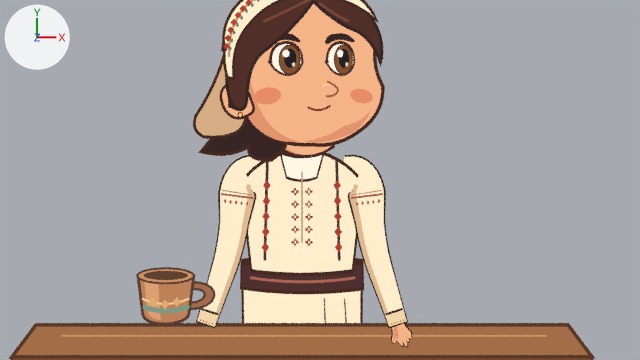
One commit to the Blender file experiments/cleopa-painea/scenes/mama-gest-cana.blend: the scene before it, then after it.
Both versions are drawn from the file's camera 'Orthographic camera'. Arrows for +X, +Y and +Z are at upper left; the lights stay in place. The picture after the commit comes second.

In view in the first picture: 'Cană cu toartă', 'Masă de lemn', 'Mânecă, umăr și manșetă · L', 'Mânecă, umăr și manșetă · R', 'Palmă articulată · L', 'mother / Eye open · L', 'mother / Eye open · R', 'mother / Face', 'mother / Front hair', 'mother / Hair silhouette', 'mother / Lower tunic and waist', 'mother / Shirt and clothing panels' and 7 more.
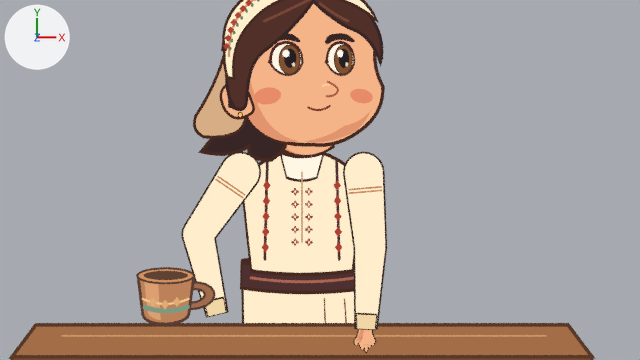
What differs and where, as boxes (x1, y1, x2, y2) in the pictures (640 x 360 px; the box of a moved part takes in the faces that stretch with it):
'Mânecă · L', added: after (343, 152, 387, 330)
    faces in mat_ink_ffedcb (beige #ffedcb): (345, 153, 385, 324)
    faces in mat_ink_3a2925 (brown #3a2925): (343, 152, 387, 330)
    faces in mat_ink_f1d6a6 (beige #f1d6a6): (357, 314, 376, 329)
'Mânecă · R', added: after (181, 152, 261, 318)
    faces in mat_ink_ffedcb (beige #ffedcb): (183, 153, 259, 317)
    faces in mat_ink_3a2925 (brown #3a2925): (181, 152, 261, 318)
    faces in mat_ink_f1d6a6 (beige #f1d6a6): (206, 299, 226, 316)
'Mânecă, umăr și manșetă · L', deleted: before (344, 155, 408, 328)
    faces in mat_ink_ffedcb (beige #ffedcb): (344, 156, 403, 312)
    faces in mat_ink_dfb991 (beige #dfb991): (350, 184, 388, 314)
    faces in mat_ink_372a24 (brown #372a24): (345, 155, 408, 328)
    faces in mat_ink_f2d6a9 (beige #f2d6a9): (385, 310, 407, 327)
'Mânecă, umăr și manșetă · R', deleted: before (196, 155, 260, 328)
    faces in mat_ink_ffedcb (beige #ffedcb): (203, 157, 260, 312)
    faces in mat_ink_dfb991 (beige #dfb991): (216, 184, 254, 314)
    faces in mat_ink_372a24 (brown #372a24): (196, 155, 256, 328)
    faces in mat_ink_f2d6a9 (beige #f2d6a9): (197, 310, 219, 327)
'Palmă articulată · L', reshaped: before (391, 323, 413, 348); after (353, 329, 376, 353)
part 1 of me_palmă_articulată___l, moved or reshaped: before (393, 326, 398, 341); after (355, 330, 364, 343)
part 2 of me_palmă_articulată___l, moved or reshaped: before (391, 323, 413, 348); after (353, 329, 376, 353)

The change, as a list of edits to the scene's bpy script:
```text
Add mat_ink_3a2925:
    mat_ink_3a2925 = emission_material('Ink 3a2925')
    mat_ink_3a2925.base_color = (0.0423, 0.0222, 0.0185)  # brown #3a2925
Add mat_ink_f1d6a6:
    mat_ink_f1d6a6 = emission_material('Ink f1d6a6')
    mat_ink_f1d6a6.base_color = (0.88, 0.672, 0.381)  # beige #f1d6a6
Add mat_ink_c68659:
    mat_ink_c68659 = emission_material('Ink c68659')
    mat_ink_c68659.base_color = (0.565, 0.238, 0.0999)  # orange #c68659
Change me_palmă_articulată___l:
    used by ob_palmă_articulată___l; location = (0.0, 1.872, 0.0); scale = (1.0, 1.0, 0.5)
    remove me_palmă_articulată___l.from_pydata(...)  # 604 vertices, 408 faces; spans x 0.878..1.106, y -0.3..0.009, z 0.616..0.624
    add me_palmă_articulată___l.from_pydata(...)  # 604 vertices, 408 faces; spans x 0.514..0.743, y -0.355..-0.051, z 0.636..0.644
    me_palmă_articulată___l part 1: the loose piece of 47 vertices spanning x 0.9..0.96, y -0.244..-0.032, z 0.618 is turned -21 degrees about the z axis through its middle, then moved by (-0.346, -0.026, 0.02)
    me_palmă_articulată___l part 2: 437 of 604 vertices moved; they spanned x 0.878..1.106, y -0.3..0.009, z 0.616..0.617 and now span x 0.514..0.743, y -0.355..-0.051, z 0.636..0.637; mean shift (-0.38, -0.048, 0.02); largest move (1.052, -0.299, 0.617) -> (0.64, -0.355, 0.637)
    other edits to the shape of me_palmă_articulată___l do not show in these pictures
Add me_mânecă___l:
    me_mânecă___l.from_pydata(...)  # 128 vertices, 12 faces; spans x 0.41..0.85, y -0.12..1.66, z 0.6..0.65
    # faces by material slot: [5, 4, 1, 2]
    me_mânecă___l.materials.append(mat_ink_3a2925)  # brown #3a2925
    me_mânecă___l.materials.append(mat_ink_ffedcb)  # beige #ffedcb
    me_mânecă___l.materials.append(mat_ink_f1d6a6)  # beige #f1d6a6
    me_mânecă___l.materials.append(mat_ink_c68659)  # orange #c68659
Add me_mânecă___r:
    me_mânecă___r.from_pydata(...)  # 128 vertices, 12 faces; spans x -1.21..-0.41, y 0.0..1.66, z 0.6..0.65
    # faces by material slot: [5, 4, 1, 2]
    me_mânecă___r.materials.append(mat_ink_3a2925)  # brown #3a2925
    me_mânecă___r.materials.append(mat_ink_ffedcb)  # beige #ffedcb
    me_mânecă___r.materials.append(mat_ink_f1d6a6)  # beige #f1d6a6
    me_mânecă___r.materials.append(mat_ink_c68659)  # orange #c68659
Remove ob_mânecă__umăr_și_manșetă___r:
    ob_mânecă__umăr_și_manșetă___r = bpy.data.objects.new('Mânecă, umăr și manșetă · R', me_mânecă_desenată_continuu)
    ob_mânecă__umăr_și_manșetă___r.location = (0.0, 1.872, 0.0)
    ob_mânecă__umăr_și_manșetă___r.scale = (1.0, 1.0, 0.5)
Remove ob_mânecă__umăr_și_manșetă___l:
    ob_mânecă__umăr_și_manșetă___l = bpy.data.objects.new('Mânecă, umăr și manșetă · L', me_mânecă_desenată_continuu_001)
    ob_mânecă__umăr_și_manșetă___l.location = (0.0, 1.872, 0.0)
    ob_mânecă__umăr_și_manșetă___l.scale = (1.0, 1.0, 0.5)
Add ob_mânecă___l:
    ob_mânecă___l = bpy.data.objects.new('Mânecă · L', me_mânecă___l)
    ob_mânecă___l.location = (0.0, 1.872, 0.0)
    ob_mânecă___l.scale = (1.0, 1.0, 0.5)
Add ob_mânecă___r:
    ob_mânecă___r = bpy.data.objects.new('Mânecă · R', me_mânecă___r)
    ob_mânecă___r.location = (0.0, 1.872, 0.0)
    ob_mânecă___r.scale = (1.0, 1.0, 0.5)
```
